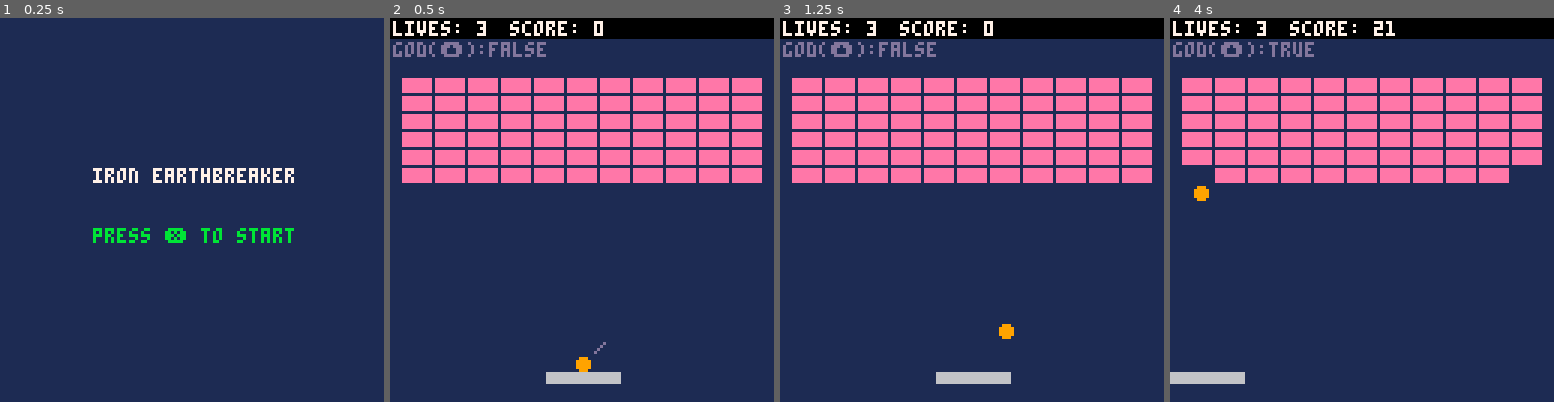
Above: before the commit, frames 1-4 (left to right).
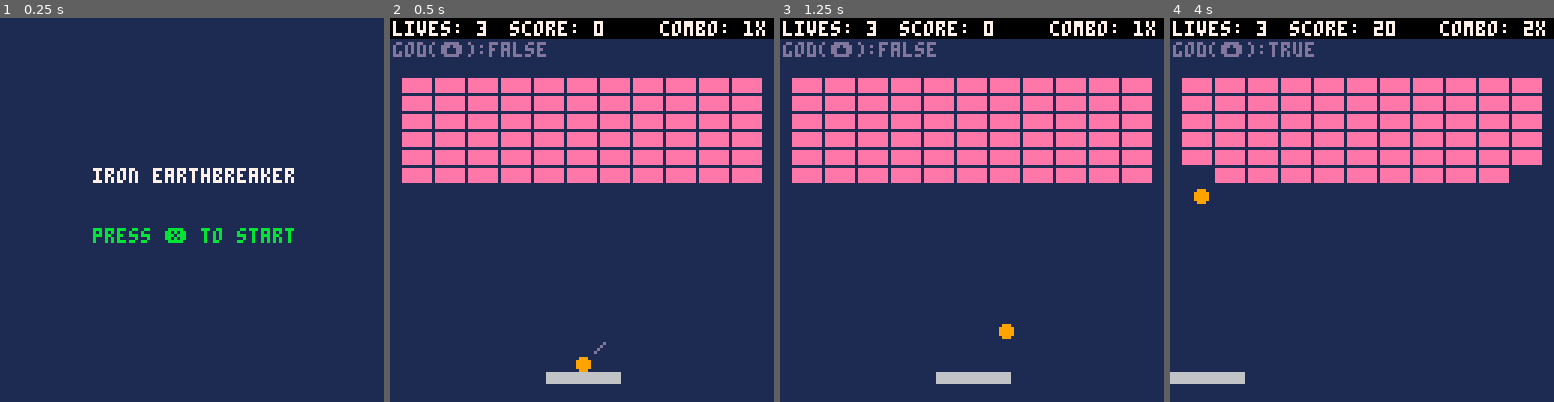
Above: after the commit, the same moments.

Repository: nicolasmbronner/pico-8
Game: PICO-8 cartridge breakout.p8
Same seed, same stepped clock (60 frames per second), same inputs: the game is played once before the commit and once after it.
Inputs:
- Up to frame 1 (0.25 s): no input
- Up to frame 2 (0.5 s): tap X (X key) at 0.33 s
- Up to frame 3 (1.25 s): tap O (Z key) at 0.7 s; tap X (X key) at 1.07 s
- Up to frame 4 (4 s): hold Right 1.6-2.1 s; tap O (Z key) every 0.4 s from 1.7 to 3.7 s; tap X (X key) at 1.85, 2.97 s; hold Up 2.15-2.42 s; hold Right 2.47-3.03 s; hold Left 3.08-3.58 s; hold Down 3.63-3.97 s

Frame 1 is identical in both runs. In frame 2, 0.4% of the frame differs, in the area x 70-98%, y 0-5%; in frame 3, 0.4%; in frame 4, 0.6%, in the area x 6-98%, y 0-49%.

Commit message:
Sticky Paddle + Ball Angle Change + Combo
- Now we start the level with sticky paddle. If we move the paddle around it changes the direction from right to left. We can see a little line indicating the direction the ball will take
- We can now change the angle of the ball between 6 angles, or 3 angles per direction of ball (almost vertical, diagonal, and almost horizontal) We change the angle by moving the paddle at the moment of impact, so the ball will be affected and change its angle. There is no angle change if we hit the ball with a static paddle or if the paddle moves at less than 1.8 (max speed is 2)
- We can make combos with the ball hitting bricks, each consecutive hit without touching the paddle will increase the combo, and each combo add a multiplier to the score of each destroyed brick

Diff:
--- a/breakout.p8
+++ b/breakout.p8
@@ -1,32 +1,23 @@
 pico-8 cartridge // http://www.pico-8.com
 version 42
 __lua__
---[[ next #14 angle control
+--[[ next #16
 
 
 goals
 
-1.sticky paddle
-2.angle control
-3.combos
-
 4.levels
-   -generate level patterns
-   -stage clearing
-
+  generate level patterns
+  stage clearing
 5.different bricks
 6.powups
-
 7.juiciness
-   -arrow anim (serve preview)
-   -text blinking
-   -particles
-   -screenshakes
-
+  arrow anim (serve preview)
+  text blinking
+  particles
+  screenshakes
 8.high score
-
-
-◆theme:steampunk ]]
+9.steampunk theme ]]
 
 
 
@@ -42,34 +33,36 @@
 
 function _init()
 
-	--ball_x,ball_y,
-	--ball_dx,ball_dy=
+	--bx,by,
+	--bdx,bdy=
 	--serveball()
 
-	ball_r,ball_c=2,9
+	br,bc=2,9
 
 
 	--paddle
-	pad_x,pad_y,pad_dx,pad_w,
-	pad_h,pad_s,pad_d,pad_c=
+	px,py,pdx,pw,
+	ph,ps,pd,pc=
 	52,118,0,24,3,2,1.3,6
 
 
 	--brick
-	brick_x,brick_y,brick_v,
-	brick_w,brick_h=
+	brickx,bricky,brickv,
+	brickw,brickh=
 	{},{},{},9,4
 
 
 	--gameplay
 	mode,lives_start,
-	lives,score,collided,god_mode=
+	lives,score,collided,
+	god_mode=
 	"start",3,3,0,false,false
 
 	--sticky=serveball()
+	--combo =serveball()
 
 	--functions
-	buildbricks()
+	mode="start"
 end --_init()
 
 
@@ -144,24 +137,24 @@
 	local nextx,nexty
 
 	--predict next ball pos
-	nextx=ball_x+ball_dx
-	nexty=ball_y+ball_dy
+	nextx=bx+bdx
+	nexty=by+bdy
 
 	--move paddle left with btn
 	if btn(⬅️) and not god_mode then
-		pad_dx=-pad_s
+		pdx=-ps
 		buttpress=true
 		if sticky then
-			ball_dx=-1
+			bdx=-1
 		end
 	end
 
 	--move paddle right with btn
 	if btn(➡️) and not god_mode then
-		pad_dx=pad_s
+		pdx=ps
 		buttpress=true
 		if sticky then
-			ball_dx=1
+			bdx=1
 		end
 	end
 
@@ -171,11 +164,11 @@
 
 	--paddle deceleration
 	if not(buttpress) then
-		pad_dx/=pad_d
+		pdx/=pd
 	end
 
 	--update pad position if ⬅️/➡️
-	pad_x+=pad_dx
+	px+=pdx
 
 	--god mode
 	if btnp(⬆️) then
@@ -183,30 +176,30 @@
 	end
 
 	if god_mode then
-		pad_x=nextx-(pad_w/2)
+		px=nextx-(pw/2)
 	end
 
 	--prevent pad go ooscreen
-	pad_x=mid(0,pad_x,127-pad_w)
+	px=mid(0,px,127-pw)
 
 	--sticky ball
 	if sticky then
-		ball_x=pad_x+flr(pad_w/2)
-		ball_y=(pad_y-ball_r-1)
+		bx=px+flr(pw/2)
+		by=(py-br-1)
 
 	--regular ball physics
 	else
 		--ball horizontal boundaries
 		if nextx>125 or nextx<2 then
 			nextx=mid(0,nextx,127) --oos
-			ball_dx=-ball_dx --rev.hor
+			bdx=-bdx --rev.hor
 			sfx(0)
 		end
 
 		--ball vertical boundaries
 		if nexty<9 then
 		nexty=mid(0,nexty,127) --oos
-			ball_dy=-ball_dy --rev.vert
+			bdy=-bdy --rev.vert
 			sfx(0)
 		end
 
@@ -222,24 +215,40 @@
 		end
 
 		--ball/pad collision test
-		if ball_col(nextx,nexty,pad_x,pad_y,pad_w,pad_h) then
+		if ball_col(nextx,nexty,px,py,pw,ph) then
 
 			--deal with deflection
-			if ball_defl(ball_x,ball_y,ball_dx,ball_dy,pad_x,pad_y,pad_w,pad_h) then
+			if ball_defl(bx,by,bdx,bdy,px,py,pw,ph) then
 
 				--ball_defl=true,hor defl
-				ball_dx=-ball_dx
-				ball_dy=-ball_dy
-				ball_y=pad_y-ball_r --safe teleport
+				bdx=-bdx
+				bdy=-bdy
+				by=py-br-1 --safe teleport
 			else
 
 				--ball_defl=false,vert defl
-				ball_dy=-ball_dy
-				ball_y=pad_y-ball_r --safe teleport
+				bdy=-bdy
+				by=py-br-1 --safe teleport
+
+				if abs(pdx)>1.8 then
+					-- change angle
+					if sign(pdx)==sign(bdx) then
+						--flatten angle
+						setang(mid(0,bang-1,2))
+					else
+						--raised angle
+						if bang==2 then
+							--reverse direction
+							bdx=-bdx
+						else
+						setang(mid(0,bang+1,2))
+						end
+					end
+				end
 			end
 
 			sfx(1)
-			score+=1
+			combo=1
 		end --if ball-pad.col
 
 
@@ -247,30 +256,30 @@
 
 		collided = false
 
-		for i=1,#brick_x do
-
-			if brick_v[i]
+		for i=1,#brickx do
+
+			if brickv[i]
 				and not collided
-				and ball_col(nextx,nexty,brick_x[i],brick_y[i],brick_w,brick_h) then
-
-				local is_hor=ball_defl(ball_x,ball_y,ball_dx,ball_dy,brick_x[i],brick_y[i],brick_w,brick_h)
+				and ball_col(nextx,nexty,brickx[i],bricky[i],brickw,brickh) then
+
+				local is_hor=ball_defl(bx,by,bdx,bdy,brickx[i],bricky[i],brickw,brickh)
 				local adj_brick=false
 				local adj_direction=""
 
 				--determine col direction
 				if is_hor then
 
-					if ball_dx>0 then
+					if bdx>0 then
 						adj_direction="left"
 
 					else adj_direction="right" end
 
 				else
-					if ball_dy>0 then
+					if bdy>0 then
 						adj_direction="up"
 
 					else
-						adj_direction = "down"
+						adj_direction="down"
 					end
 				end
 
@@ -283,43 +292,45 @@
 
 						--adjust y ball pos
 						--ball goes ⬆️
-						if ball_dy<0 then
-							ball_y=brick_y[i]+brick_h+ball_r
+						if bdy<0 then
+							by=bricky[i]+brickh+br
 						else  --ball goes ⬇️
-							ball_y=brick_y[i]-ball_r
+							by=bricky[i]-br
 						end
 
 						--change to vert defl
-						ball_dy=-ball_dy
+						bdy=-bdy
 					else
 
 						--adjust x ball pos
 						--ball goes to ➡️
-						if ball_dx>0 then
-							ball_x=brick_x[i]-ball_r
+						if bdx>0 then
+							bx=brickx[i]-br
 
 						else --ball goes to ⬅️
-							ball_x=brick_x[i]+brick_w+ball_r
+							bx=brickx[i]+brickw+br
 						end
 
 						--change to horiz defl
-						ball_dx=-ball_dx
+						bdx=-bdx
 					end
 				else
 
 					--normal defl
 					if is_hor then
-						ball_dx=-ball_dx
+						bdx=-bdx
 
 					else
-						ball_dy=-ball_dy
+						bdy=-bdy
 					end
 				end
 
-				sfx(3)
-				brick_v[i] = false
-				collided = true
-				score += 10
+				sfx(2+combo)
+				brickv[i]=false
+				collided=true
+				score+=10*combo
+				combo+=1
+				combo=mid(1,combo,7)
 			end
 		end
 	end
@@ -328,8 +339,8 @@
 
 	--update game position
 	if not sticky then
-		ball_x+=ball_dx
-		ball_y+=ball_dy
+		bx+=bdx
+		by+=bdy
 	end
 end --update_game()
 
@@ -340,20 +351,20 @@
 	cls(1)
 
 	--ball draw
-	circfill(ball_x,ball_y,ball_r,ball_c)
+	circfill(bx,by,br,bc)
 	if sticky then
 
 		--serve preview
-		line(ball_x+ball_dx*4,ball_y+ball_dy*4,ball_x+ball_dx*7,ball_y+ball_dy*7,13)
+		line(bx+bdx*4,by+bdy*4,bx+bdx*7,by+bdy*7,13)
 	end
 
 	--paddle draw
-	rectfill(pad_x,pad_y,pad_x+pad_w,pad_y+pad_h,pad_c)
+	rectfill(px,py,px+pw,py+ph,pc)
 
 	--bricks draw
-	for i=1,#brick_x do
-		if brick_v[i] then
-			rectfill(brick_x[i],brick_y[i],brick_x[i]+brick_w,brick_y[i]+brick_h,14)
+	for i=1,#brickx do
+		if brickv[i] then
+			rectfill(brickx[i],bricky[i],brickx[i]+brickw,bricky[i]+brickh,14)
 		end
 	end
 
@@ -364,6 +375,9 @@
 	--score
 	print("score: "..score,40,1,7)
 
+	--combo
+	print("combo: "..combo.."x",90,1,7)
+
 	--debug
 	print("god(⬆️):"..tostr(god_mode),1,8,13)
 end --draw_game()
@@ -384,9 +398,6 @@
 
 
 function draw_gameover()
-
-	local screen_w=128
-	local screen_h=128
 
 	rectfill(0,60,128,74,0)
 
@@ -408,6 +419,7 @@
 	mode="game"
 	lives=lives_start
 	score=0
+	buildbricks()
 	serveball()
 end --startgame()
 
@@ -416,11 +428,47 @@
 --serve the ball
 
 function serveball()
-	ball_x=pad_x+flr(pad_w/2)
-	ball_y=pad_y-ball_r-1
-	ball_dx=1
-	ball_dy=-1
+	bx=px+flr(pw/2)
+	by=py-br-1
+	bdx=1
+	bdy=-1
+	bang=1
+
 	sticky=true
+	combo=1
+
+	--0.5
+	--1
+	--1.30
+end
+
+
+
+function setang(ang)
+	bang=ang
+	if ang==2 then
+		bdx=0.50*sign(bdx)
+		bdy=1.30*sign(bdy)
+	elseif ang==0 then
+		bdx=1.30*sign(bdx)
+		bdy=0.50*sign(bdy)
+
+	else
+		bdx=1*sign(bdx)
+		bdy=1*sign(bdy)
+	end
+end
+
+
+
+function sign(n)
+	if n<0 then
+		return -1
+	elseif n>0 then
+		return 1
+	else
+		return 0
+	end
 end
 
 
@@ -431,11 +479,11 @@
 	local i
 	for i=1,66 do
 
-		add(brick_x,4+((i-1)%11)*(brick_w+2))
-
-		add(brick_y,20+flr((i-1)/11)*(brick_h+2))
-
-		add(brick_v,true)
+		add(brickx,4+((i-1)%11)*(brickw+2))
+
+		add(bricky,20+flr((i-1)/11)*(brickh+2))
+
+		add(brickv,true)
 	end
 end
 
@@ -447,16 +495,16 @@
 function ball_col(nx,ny,tx,ty,tw,th)
 
 	--is ball bellow box?
-	if ny-ball_r>ty+th then return false end --yes, no col
+	if ny-br>ty+th then return false end --yes, no col
 
 	--is ball above box?
-	if ny+ball_r<ty then return false end --yes, no col
+	if ny+br<ty then return false end --yes, no col
 
 	--is ball at the ⬅️ of box?
-	if nx-ball_r>tx+tw then return false end --yes, no col
+	if nx-br>tx+tw then return false end --yes, no col
 
 	--is ball at the ➡️ of box?
-	if nx+ball_r<tx then return false end --yes, no col
+	if nx+br<tx then return false end --yes, no col
 
 	--if nothing else, ball is
 	--colliding with box
@@ -467,48 +515,48 @@
 
 --ball deflection
 
-function ball_defl(bx,by,bdx,bdy,tx,ty,tw,th)
+function ball_defl(ballx,bally,balldx,balldy,tx,ty,tw,th)
 
 	--ball slope
-	local bslp=bdy/bdx
+	local bslp=balldy/balldx
 	--corner slope
 	local csx, csy, cslp
 
-	if bdx==0 then
+	if balldx==0 then
 		--ball 100% vertial dir
 		--vertical deflection
 		return false
 
-	elseif bdy==0 then
+	elseif balldy==0 then
 		--ball 100% horizontal dir
 		--horizontal deflection
 		return true
 
 	--case 1:ball moving ⬇️➡️
-	elseif bslp>0 and bdx>0 then
-		csy=ty-by
-		csx=tx-bx
+	elseif bslp>0 and balldx>0 then
+		csy=ty-bally
+		csx=tx-ballx
 		cslp=csy/csx
 		return csx>0 and cslp<=bslp
 
 	--case 2:ball moving ⬆️➡️
-	elseif bslp<0 and bdx>0 then
-		csy=ty+th-by
-		csx=tx-bx
+	elseif bslp<0 and balldx>0 then
+		csy=ty+th-bally
+		csx=tx-ballx
 		cslp=csy/csx
 		return csx>0 and cslp>=bslp
 
 	--case 3:ball moving ⬆️⬅️
-	elseif bslp>0 and bdx<0 then
-		csy=ty+th-by
-		csx=tx+tw-bx
+	elseif bslp>0 and balldx<0 then
+		csy=ty+th-bally
+		csx=tx+tw-ballx
 		cslp=csy/csx
 		return csx<0 and cslp<=bslp
 
 	--case 4: ball moving ⬇️⬅️
 	else
-		csy=ty-by
-		csx=tx+tw-bx
+		csy=ty-bally
+		csx=tx+tw-ballx
 		cslp=csy/csx
 		return csx<0 and cslp>=bslp
 	end
@@ -521,27 +569,27 @@
 function check_adj_brick(i,direction)
 
 	--setup adj brick part 1
-	local adj_x,adj_y=brick_x[i],brick_y[i]
+	local adjx,adjy=brickx[i],bricky[i]
 
 	--setup adj brick part 2
 	if direction=="up" then
-		adj_y-=brick_h+2
+		adjy-=brickh+2
 
 	elseif direction=="down"then
-		adj_y+=brick_h+2
+		adjy+=brickh+2
 
 	elseif direction=="left" then
-		adj_x-=brick_w+2
+		adjx-=brickw+2
 
 	elseif direction=="right"then
-		adj_x+=brick_w+2
+		adjx+=brickw+2
 	end
 
 	--compare with all bricks
-	for j=1, #brick_x do
-		if brick_v[j] and
-		brick_x[j]==adj_x and
-		brick_y[j]==adj_y then
+	for j=1, #brickx do
+		if brickv[j] and
+		brickx[j]==adjx and
+		bricky[j]==adjy then
 			return true
 		end
 	end
Not shown, changed: the sound effects (__sfx__) section of breakout.p8
